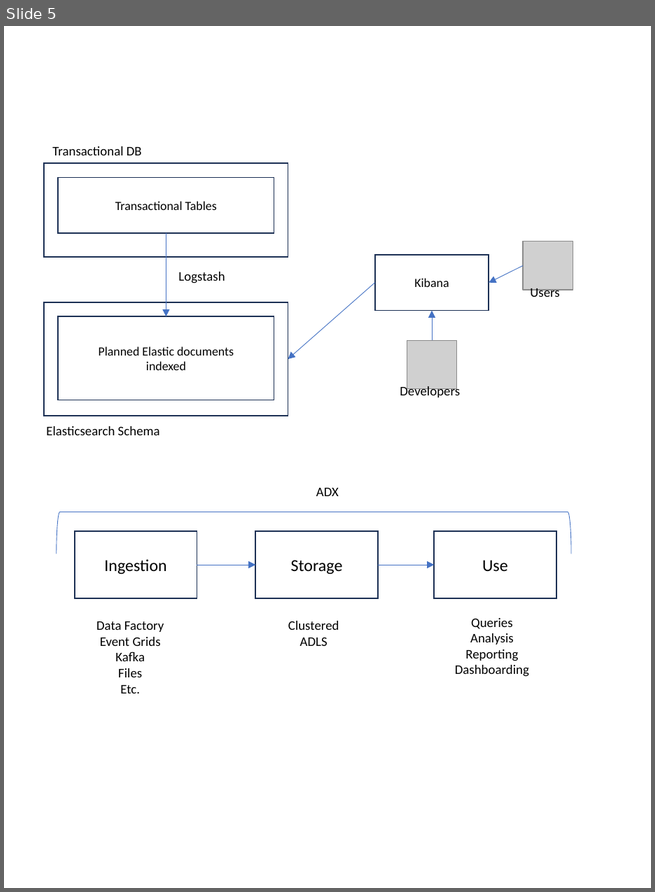
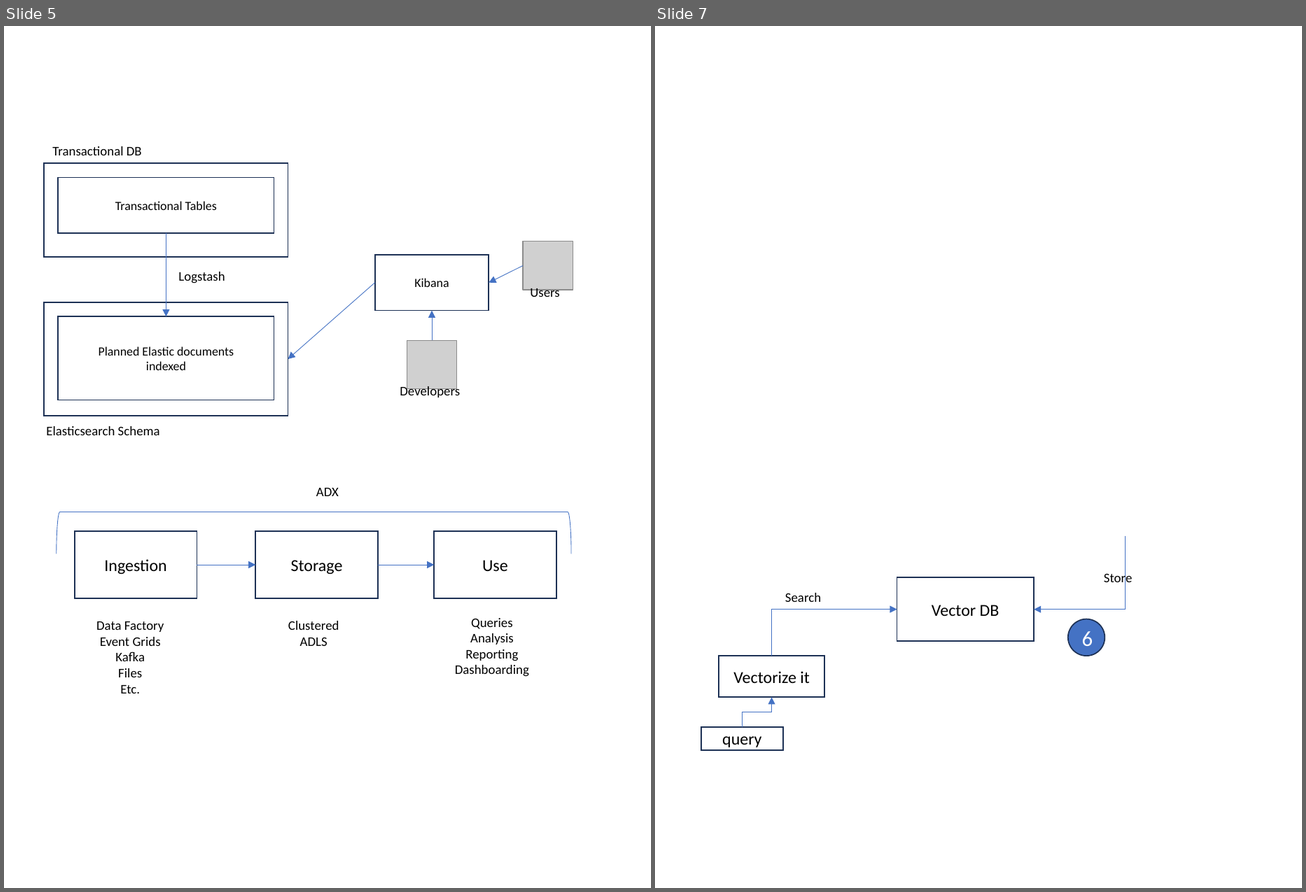
Before and after one commit to SatyaKomatineni/articles-repo, a slide deck: general-tech-figures.pptx. Shown side by side, each under a label of ours: slide 5 before the commit, slides 5 and 7 after it; the slides between them are not shown. The pictures are 655x892 and 1306x892 pixels, drawn with LibreOffice and Linux fonts; fonts in the diff are those of the drawing; grey boxes stand for pictures. Boxes give left, top, right and bottom in pixels: in the first picture for what was removed or moved away, otherwise in the second. Text is boxed around its words. In the diff, an @@ line names an element or a change of style, - is before the commit and + after.

```diff
--- a/general-tech-figures.pptx
+++ b/general-tech-figures.pptx
@@ slide 7 added at bbox=[655, 26, 1302, 888], background #FFFFFF @@
@@ elbow arrow added from (1125, 536) to (1034, 610), #4472C4 0.5 pt @@
@@ text added at bbox=[1104, 571, 1132, 586], 11 pt, text #000000 @@
+Store
@@ rectangle added at bbox=[897, 578, 1034, 642], outline #1E3256 1 pt, 14 pt, text #000000 @@
+Vector DB
@@ elbow arrow added from (771, 657) to (897, 610), #4472C4 0.5 pt @@
@@ text added at bbox=[785, 593, 821, 602], 11 pt, text #000000 @@
+Search
@@ ellipse added at bbox=[1068, 620, 1105, 657], fill #4472C4, outline #1E3256 1 pt, 18 pt, text #FFFFFF @@
+6
@@ rectangle added at bbox=[719, 657, 825, 698], outline #1E3256 1 pt, 14 pt, text #000000 @@
+Vectorize it
@@ elbow arrow added from (742, 727) to (771, 698), #4472C4 0.5 pt @@
@@ rectangle added at bbox=[701, 727, 782, 750], outline #1E3256 1 pt, 14 pt, text #000000 @@
+query
```
Also in this commit, not shown: 1 other slide added, 2 other files.
